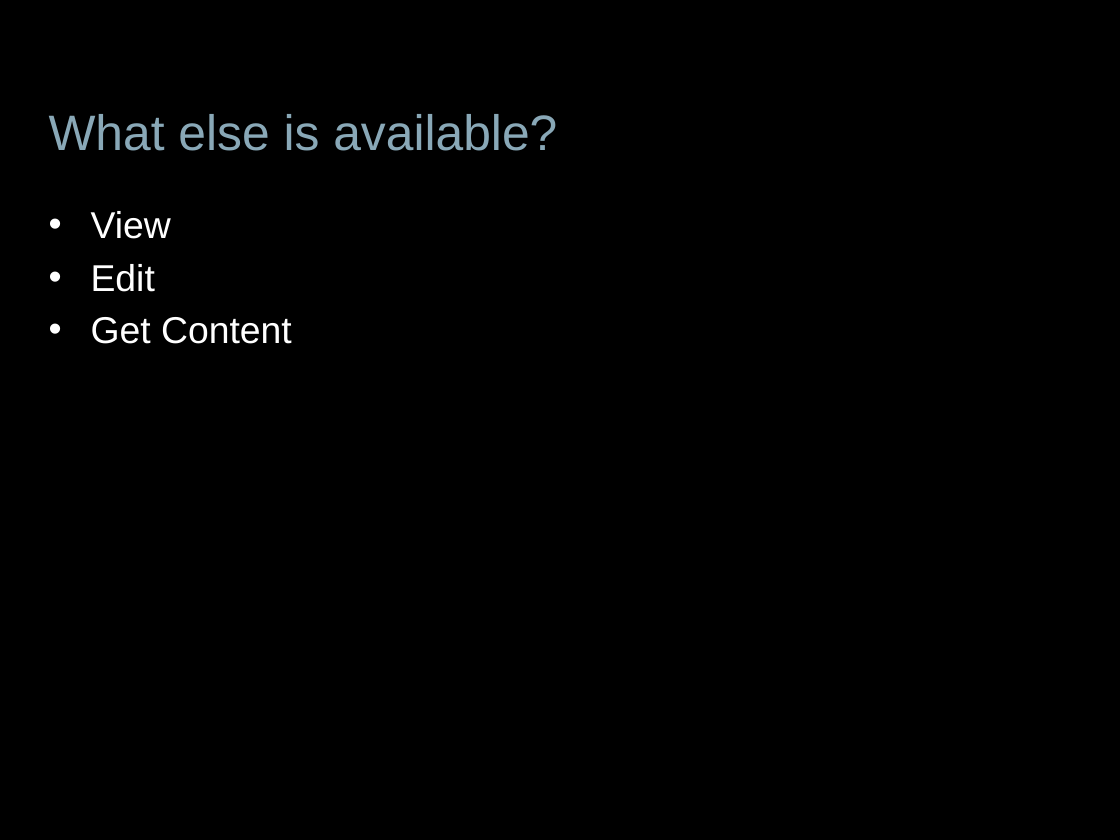
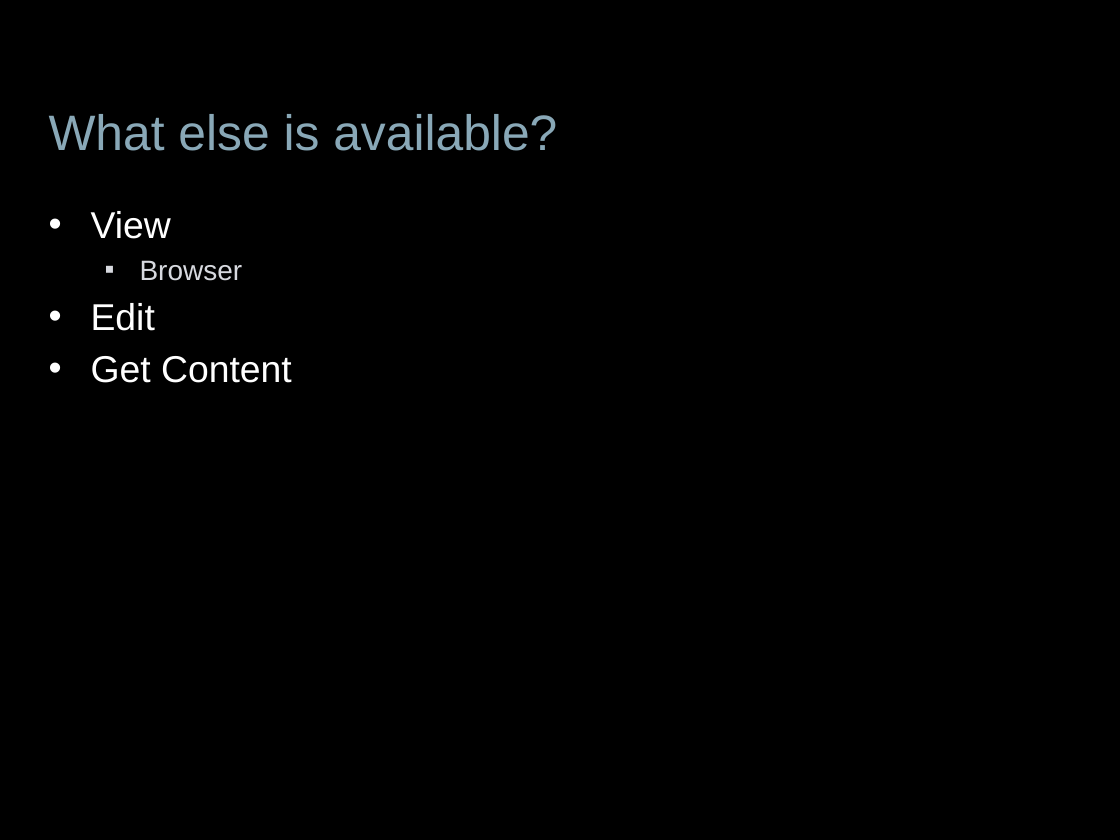
Before and after one commit to jessitron/Tronsmit, a slide deck: slide 19 of presentations/DevTeach-Intents.pptx (slide 16 before the commit). Drawn at 1120x840 pixels with LibreOffice and Linux fonts; fonts in the diff are those of the drawing; background and template pictures are left out. Boxes give left, top, right and bottom in pixels: in the first picture for what was removed or moved away, otherwise in the second. Text is boxed around its words. In the diff, an @@ line names an element or a change of style, - is before the commit and + after.

```diff
--- a/presentations/DevTeach-Intents.pptx
+++ b/presentations/DevTeach-Intents.pptx
@@ text at bbox=[140, 260, 243, 281]: paragraph added @@
+  ▪ Browser
```
Also in this commit, not shown: 2 other slides changed, 3 slides added, 5 other files.
